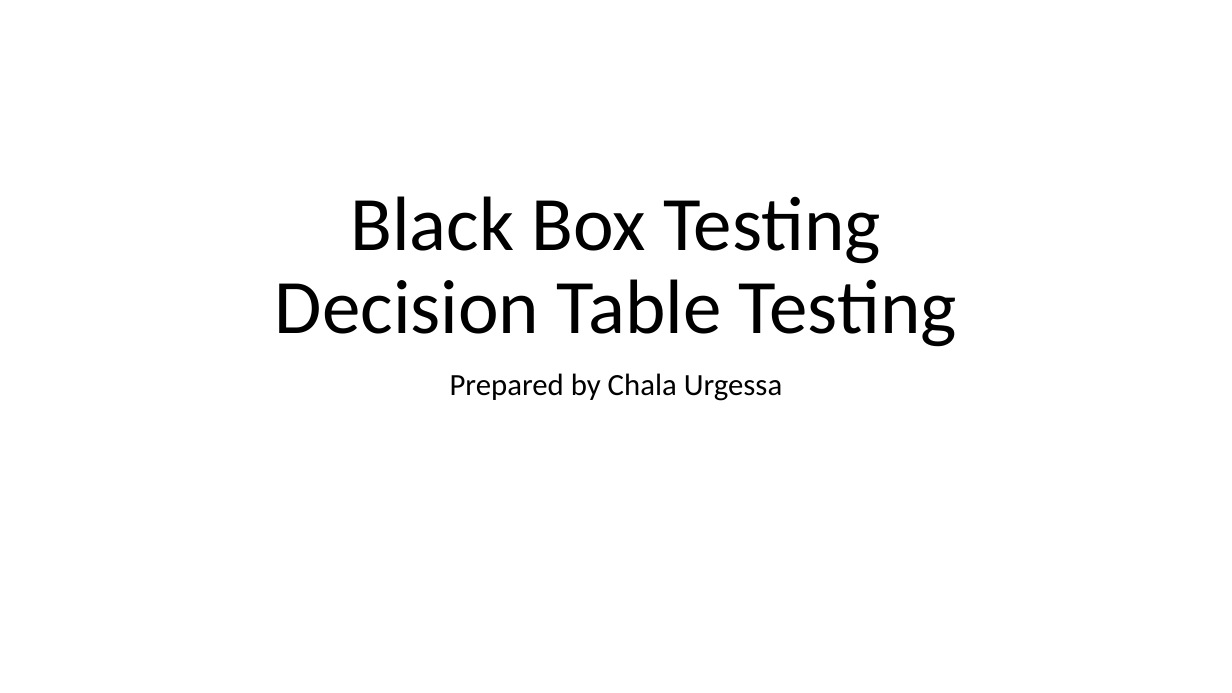
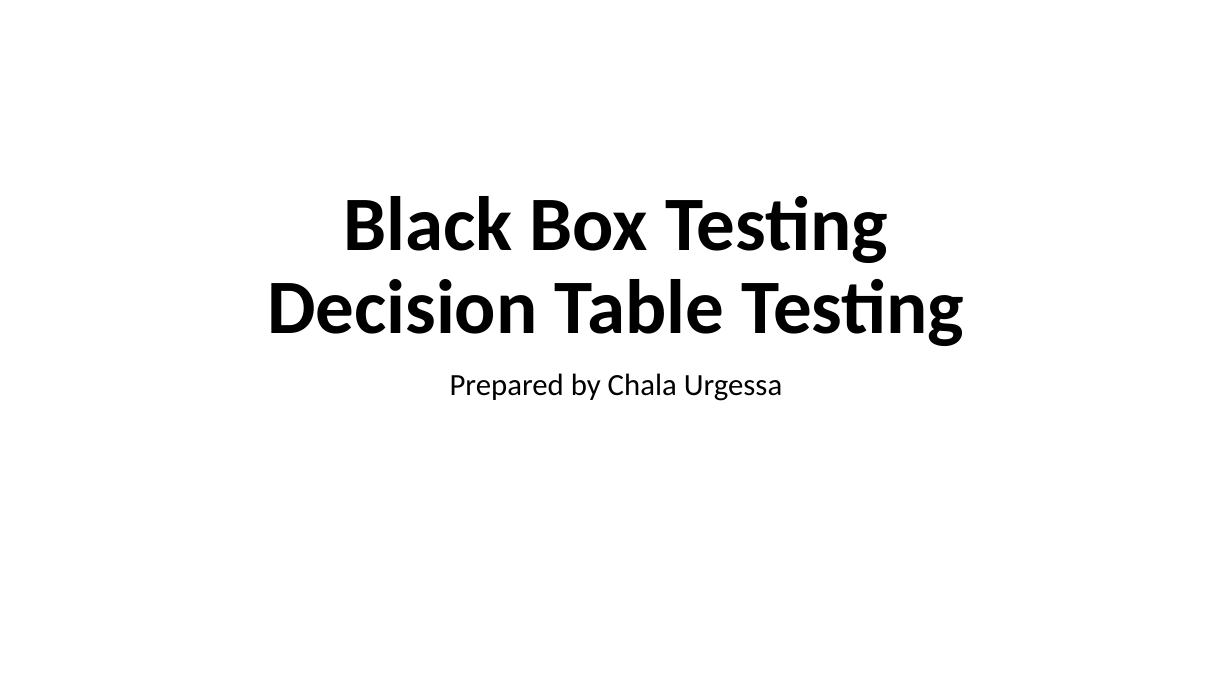
Before and after one commit to nashurgessa/Software-Testing-batch-2022-23, a slide deck: slide 1 of slides/L10 Decision_Table.pptx. Drawn at 1232x693 pixels with LibreOffice and Linux fonts; fonts in the diff are those of the drawing. Boxes give left, top, right and bottom in pixels: in the first picture for what was removed or moved away, otherwise in the second. Text is boxed around its words. In the diff, an @@ line names an element or a change of style, - is before the commit and + after.

```diff
--- a/slides/L10 Decision_Table.pptx
+++ b/slides/L10 Decision_Table.pptx
@@ title "Black Box Testing Decision Table ..." at <box>267,196,965,346</box>: bold on @@
```
Also in this commit, not shown: 3 other slides changed, 1 slide added, 1 other file.
